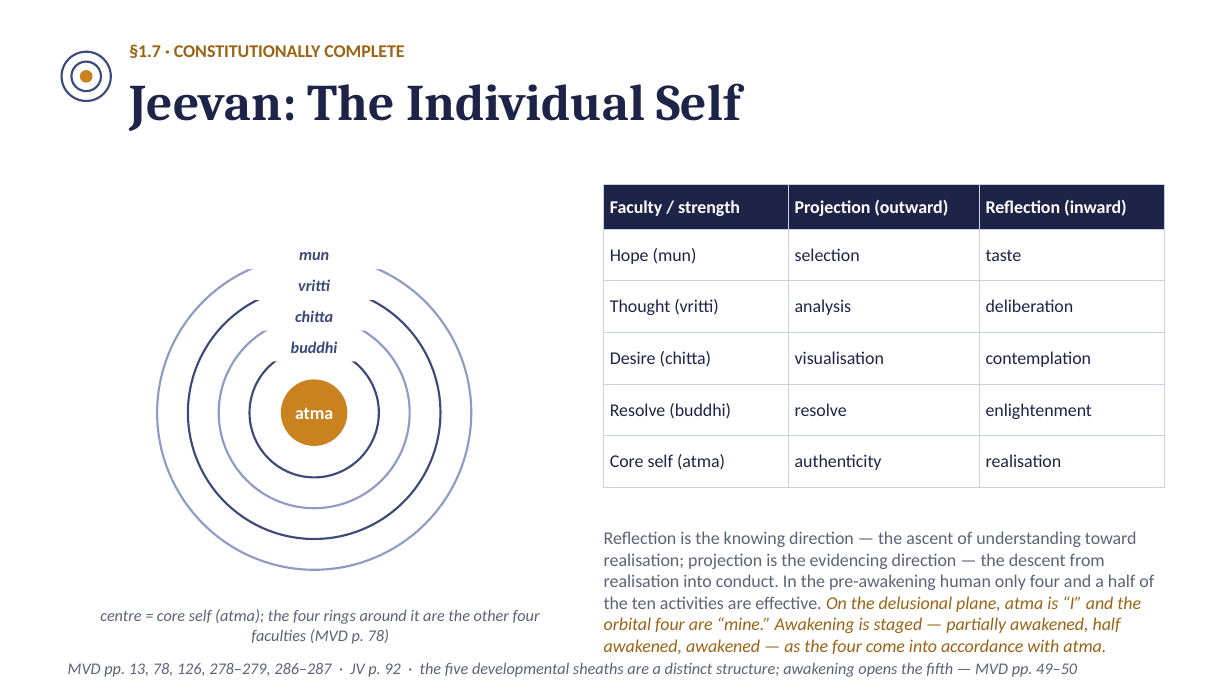
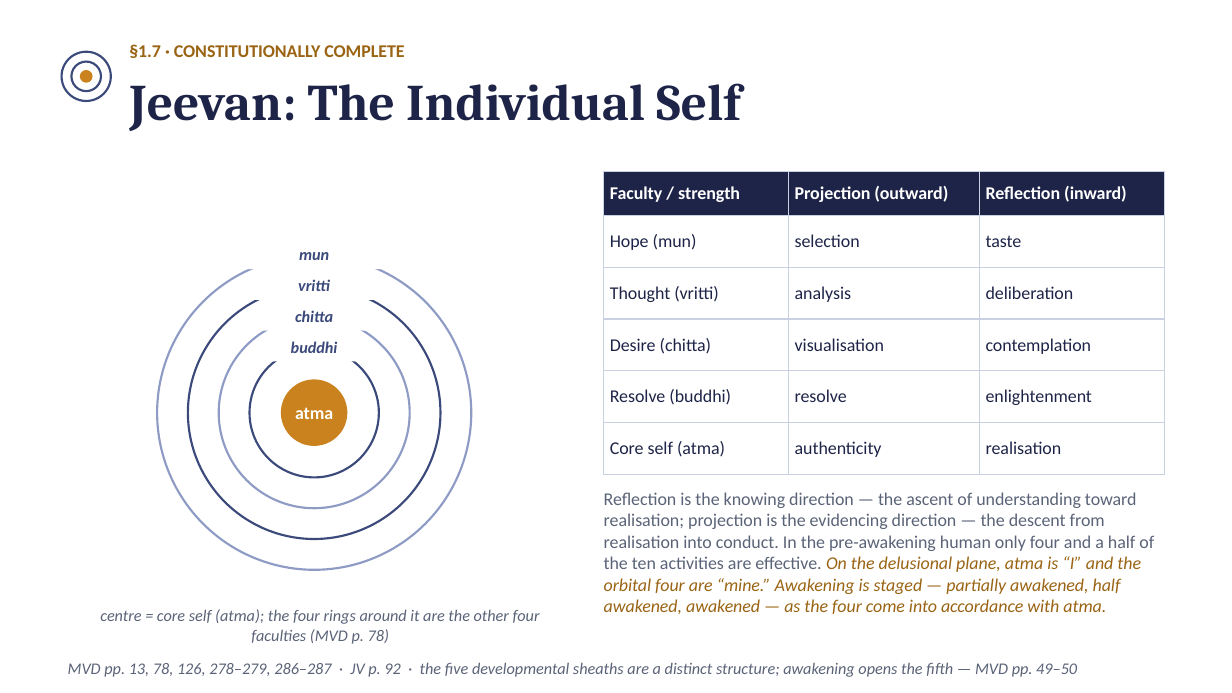
Before and after one commit to raghavamohan/AnalyticMadhyasthDarshan, a slide deck: slide 12 of Studies/The-Ontology-of-Coexistence/The-Ontology-of-Existence-Madhyasth-Darshan.pptx (slide 11 before the commit). Drawn at 1232x693 pixels with LibreOffice and Linux fonts; fonts in the diff are those of the drawing. Boxes give left, top, right and bottom in pixels: in the first picture for what was removed or moved away, otherwise in the second. Text is boxed around its words. In the diff, an @@ line names an element or a change of style, - is before the commit and + after.

```diff
--- a/Studies/The-Ontology-of-Coexistence/The-Ontology-of-Existence-Madhyasth-Darshan.pptx
+++ b/Studies/The-Ontology-of-Coexistence/The-Ontology-of-Existence-Madhyasth-Darshan.pptx
@@ table: place and size @@
-table at [604,185,1164,589]
+table at [604,171,1164,474]
@@ text "Reflection is the knowing direction ...": place and size @@
-text "Reflection is the knowing direction ..." at [604,531,1154,654]
+text "Reflection is the knowing direction ..." at [604,492,1154,614]
```
Also in this commit, not shown: 5 other slides changed, 4 slides added, 3 slides removed.
